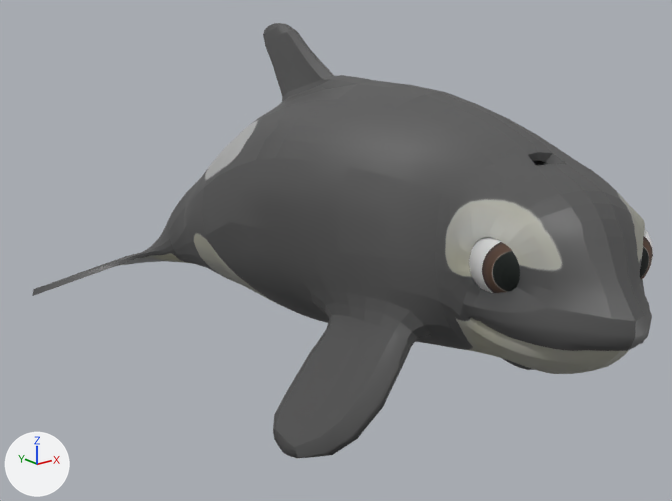
The FBX model FirstPersonWhale/Assets/Animation/scarlet_idle.fbx, before and after one commit.
Both versions are drawn from a camera (50 mm lens) standing at (-1.93, -2.53, 1.24) and looking at (0.05, -0.06, 0.25). The axes (+X, +Y, +Z) are drawn at lower left. The lights are the same throughout. Both versions are drawn at frame 11 of the action 'Take 001'; the numbers are the values there.

Objects in the first picture: 'luna:left_eye_geo', 'luna:luna_geo', 'luna:right_eye_geo'.
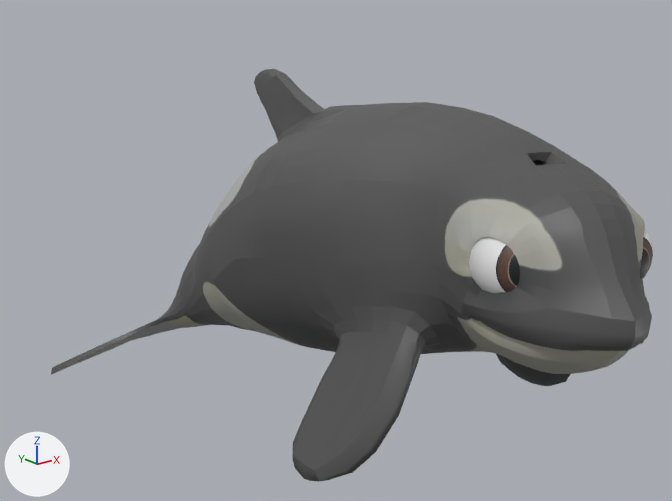
What differs and where, as boxes [x1, y1, x2, y2] in the pictures (672 x 501 px):
'luna:luna_geo', posed
    before: [32, 23, 652, 458]
    after: [51, 69, 652, 482]
bone 'luna:center_root_bind_joint', root to tip
    before: (487, 239) to (495, 132)
    after: (487, 239) to (482, 130)
bone 'luna:right_eye_bind_joint', root to tip
    before: (510, 260) to (508, 298)
    after: (510, 260) to (508, 300)

What the commit changed:
Bone 'luna:center_root_bind_joint' (bone_luna_center_root_bind_joint) turns from (0, 0, 0) to (0, 0, -9) degrees about its own x, y and z.
Bone 'luna:center_neck_bind_joint' (bone_luna_center_neck_bind_joint) turns from (0, -12, 0) to (0, -12, 9) degrees about its own x, y and z.
Bone 'luna:right_eye_bind_joint' (bone_luna_right_eye_bind_joint) turns from (-2, 19, -5) to (0, -2, 0) degrees about its own x, y and z.
